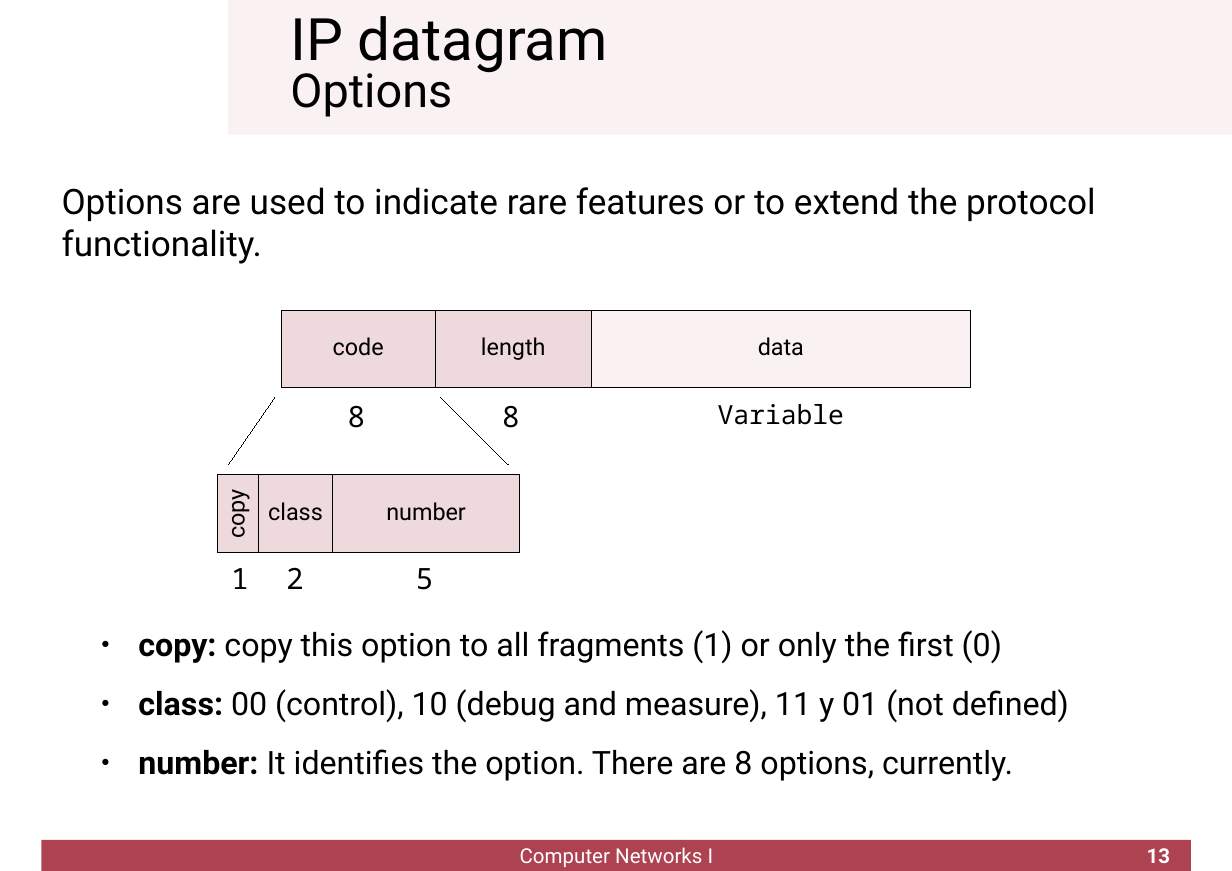
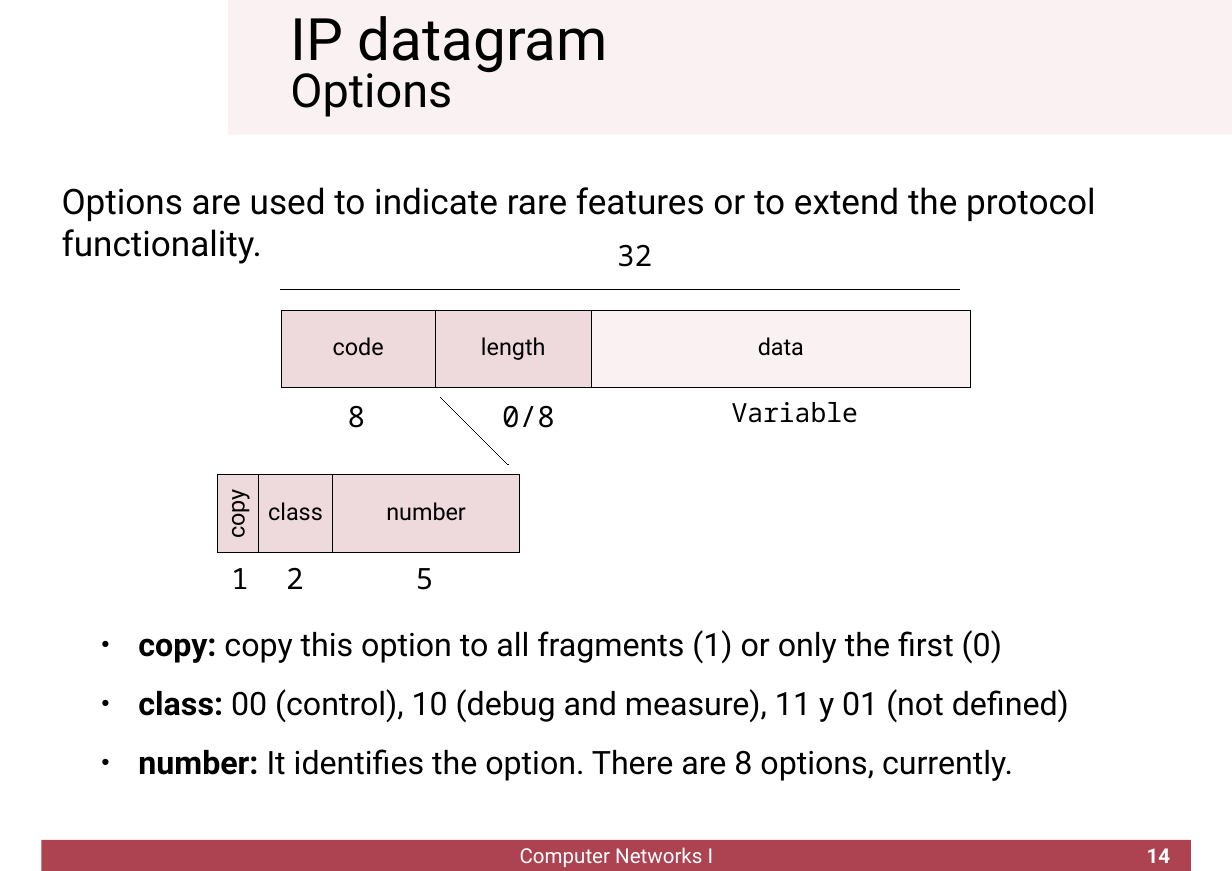
Before and after one commit to cletomartin/redes1, a slide deck: slide 14 of slides/network.odp (slide 13 before the commit). Drawn at 1232x871 pixels with LibreOffice and Linux fonts; fonts in the diff are those of the drawing; background and template pictures are left out. Boxes give left, top, right and bottom in pixels: in the first picture for what was removed or moved away, otherwise in the second. Text is boxed around its words. In the diff, an @@ line names an element or a change of style, - is before the commit and + after.

```diff
--- a/slides/network.odp
+++ b/slides/network.odp
@@ text added at box(617, 244, 652, 267), 20 pt, text #000000 @@
+32
@@ line added from (280, 290) to (959, 290), #000000 0 pt @@
@@ line removed from (229, 465) to (275, 397) @@
@@ text at box(502, 405, 555, 428): text changed @@
-8
+0/8
@@ text "Variable": place and size @@
-text "Variable" at box(718, 404, 844, 425)
+text "Variable" at box(732, 402, 858, 423)
@@ page number at box(1147, 848, 1171, 863): text changed @@
-13
+14
```
Also in this commit, not shown: 6 other slides changed, 1 slide added, 1 other file.
